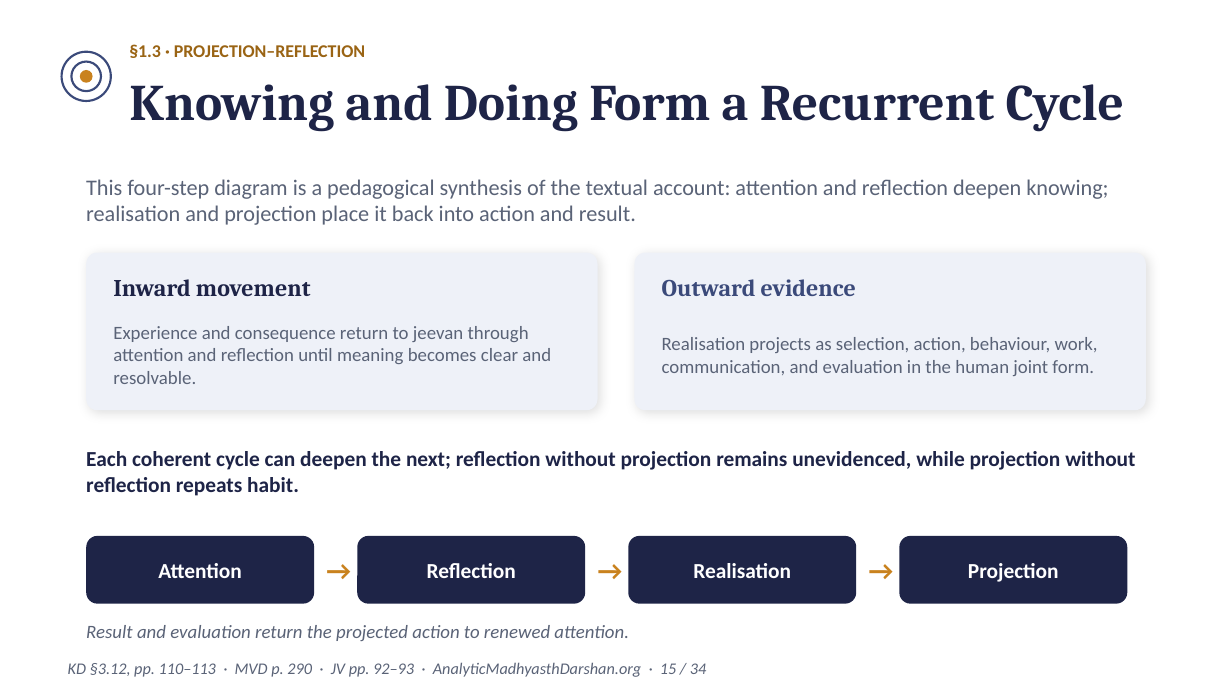
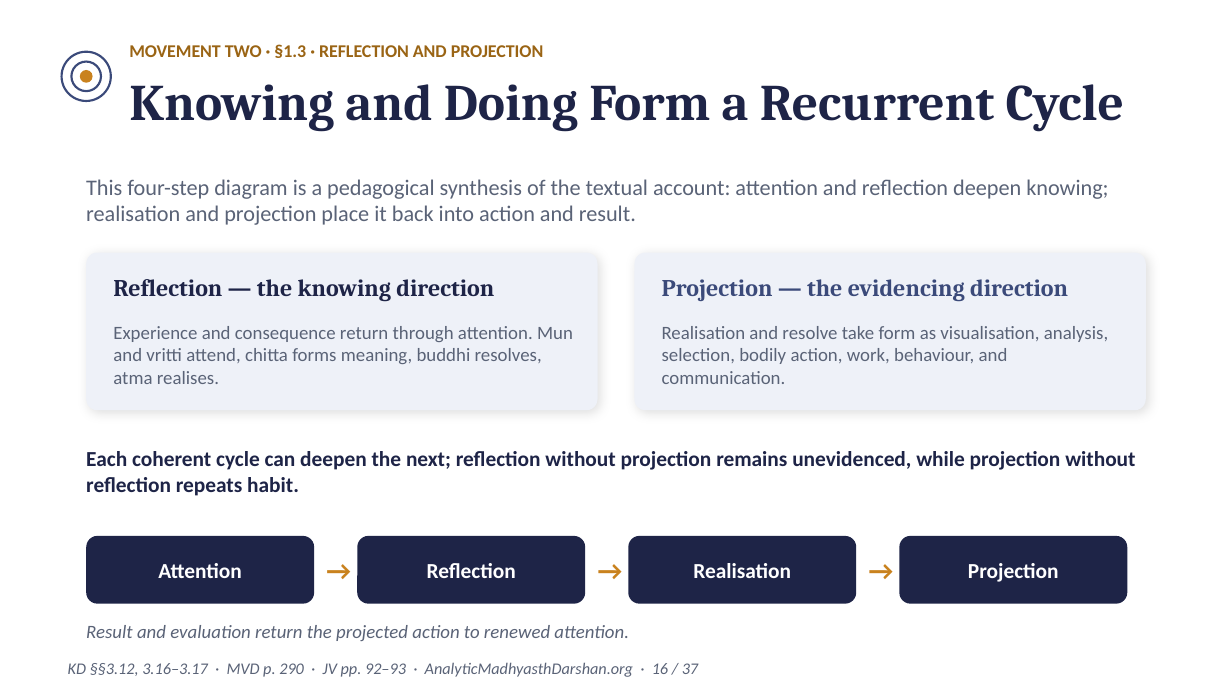
Before and after one commit to raghavamohan/AnalyticMadhyasthDarshan, a slide deck: slide 16 of Studies/The-Epistemology-of-Coexistence/The-Epistemology-of-Coexistence-Madhyasth-Darshan.pptx (slide 15 before the commit). Drawn at 1232x693 pixels with LibreOffice and Linux fonts; fonts in the diff are those of the drawing. Boxes give left, top, right and bottom in pixels: in the first picture for what was removed or moved away, otherwise in the second. Text is boxed around its words. In the diff, an @@ line names an element or a change of style, - is before the commit and + after.

```diff
--- a/Studies/The-Epistemology-of-Coexistence/The-Epistemology-of-Coexistence-Madhyasth-Darshan.pptx
+++ b/Studies/The-Epistemology-of-Coexistence/The-Epistemology-of-Coexistence-Madhyasth-Darshan.pptx
@@ text at bbox=[129, 44, 544, 58]: text changed @@
-§1.3 · PROJECTION–REFLECTION
+MOVEMENT TWO · §1.3 · REFLECTION AND PROJECTION
@@ text at bbox=[113, 279, 494, 301]: text changed @@
-Inward movement
+Reflection — the knowing direction
@@ text at bbox=[662, 279, 1068, 301]: text changed @@
-Outward evidence
+Projection — the evidencing direction
@@ text at bbox=[113, 326, 573, 384]: text changed @@
-Experience and consequence return to jeevan through attention and reflection until meaning becomes clear and resolvable.
+Experience and consequence return through attention. Mun and vritti attend, chitta forms meaning, buddhi resolves, atma realises.
@@ text at bbox=[662, 326, 1108, 384]: text changed @@
-Realisation projects as selection, action, behaviour, work, communication, and evaluation in the human joint form.
+Realisation and resolve take form as visualisation, analysis, selection, bodily action, work, behaviour, and communication.
@@ text at bbox=[68, 662, 698, 677]: text changed @@
-KD §3.12, pp. 110–113 · MVD p. 290 · JV pp. 92–93 · AnalyticMadhyasthDarshan.org · 15 / 34
+KD §§3.12, 3.16–3.17 · MVD p. 290 · JV pp. 92–93 · AnalyticMadhyasthDarshan.org · 16 / 37
```
Also in this commit, not shown: 31 other slides changed, 5 slides added, 2 slides removed.
